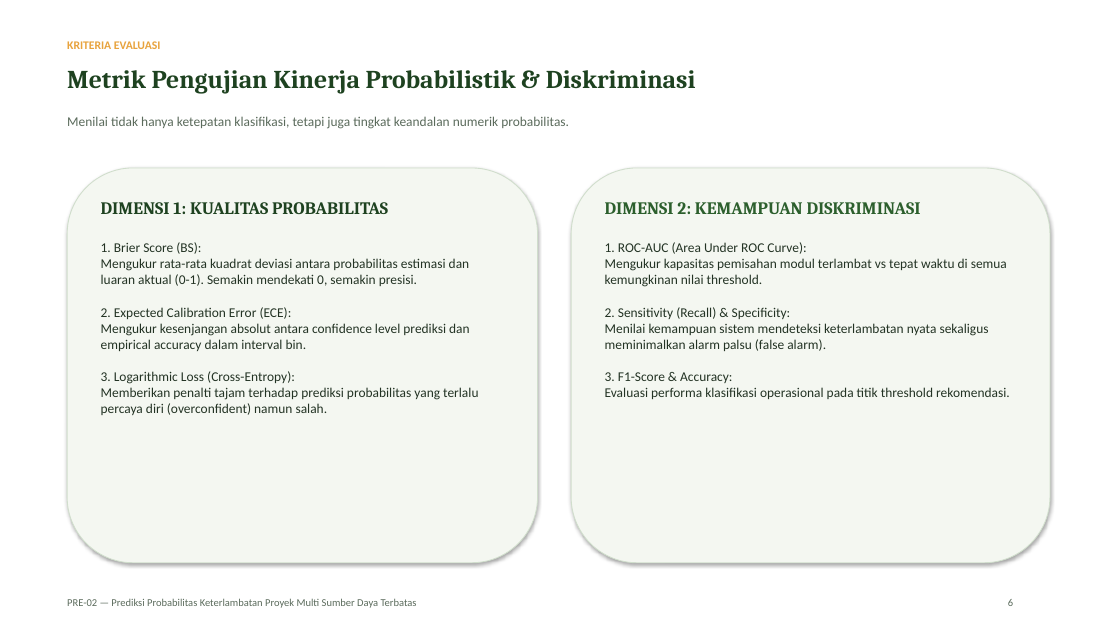
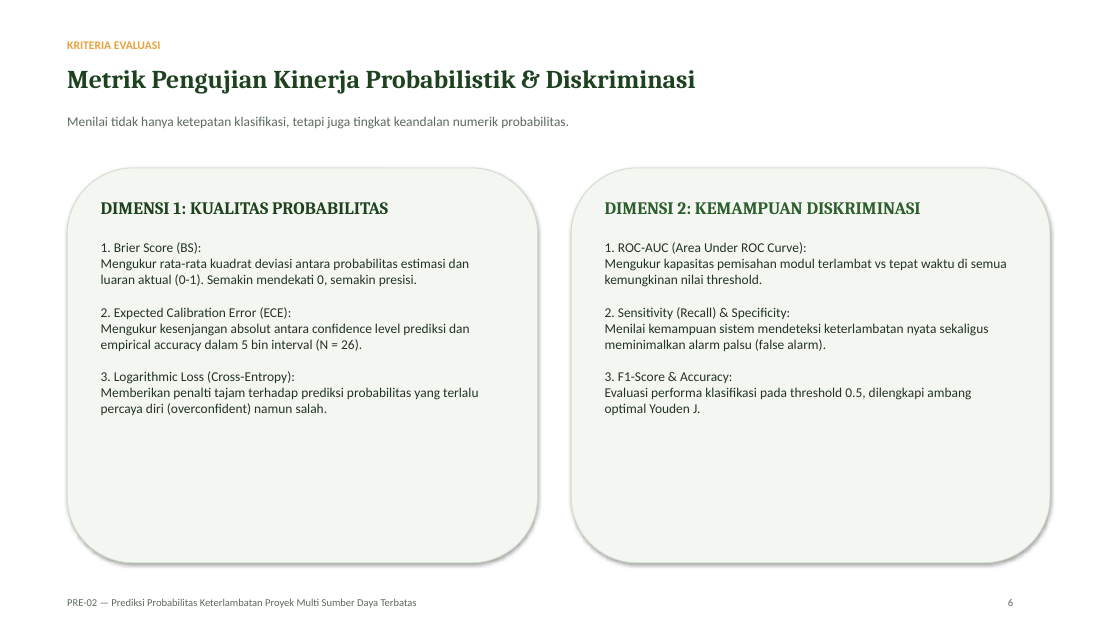
Before and after one commit to mug31/MP-PRE-02, a slide deck: slide 6 of 04_implemen_desain_eksperimen/PRE02_Pertemuan4_Implementasi_Desain_Eksperimen.pptx. Drawn at 1120x630 pixels with LibreOffice and Linux fonts; fonts in the diff are those of the drawing. Boxes give left, top, right and bottom in pixels: in the first picture for what was removed or moved away, otherwise in the second. Text is boxed around its words. In the diff, an @@ line names an element or a change of style, - is before the commit and + after.

```diff
--- a/04_implemen_desain_eksperimen/PRE02_Pertemuan4_Implementasi_Desain_Eksperimen.pptx
+++ b/04_implemen_desain_eksperimen/PRE02_Pertemuan4_Implementasi_Desain_Eksperimen.pptx
@@ text at (101,242,478,415): text changed @@
-1. Brier Score (BS):
-Mengukur rata-rata kuadrat deviasi antara probabilitas estimasi dan luaran aktual (0-1). Semakin mendekati 0, semakin presisi.
-2. Expected Calibration Error (ECE):
-Mengukur kesenjangan absolut antara confidence level prediksi dan empirical accuracy dalam interval bin.
-3. Logarithmic Loss (Cross-Entropy):
-Memberikan penalti tajam terhadap prediksi probabilitas yang terlalu percaya diri (overconfident) namun salah.
+1. Brier Score (BS):
+Mengukur rata-rata kuadrat deviasi antara probabilitas estimasi dan luaran aktual (0-1). Semakin mendekati 0, semakin presisi.
+2. Expected Calibration Error (ECE):
+Mengukur kesenjangan absolut antara confidence level prediksi dan empirical accuracy dalam 5 bin interval (N = 26).
+3. Logarithmic Loss (Cross-Entropy):
+Memberikan penalti tajam terhadap prediksi probabilitas yang terlalu percaya diri (overconfident) namun salah.
@@ text at (605,242,1007,415): text changed @@
-1. ROC-AUC (Area Under ROC Curve):
-Mengukur kapasitas pemisahan modul terlambat vs tepat waktu di semua kemungkinan nilai threshold.
-2. Sensitivity (Recall) & Specificity:
-Menilai kemampuan sistem mendeteksi keterlambatan nyata sekaligus meminimalkan alarm palsu (false alarm).
-3. F1-Score & Accuracy:
-Evaluasi performa klasifikasi operasional pada titik threshold rekomendasi.
+1. ROC-AUC (Area Under ROC Curve):
+Mengukur kapasitas pemisahan modul terlambat vs tepat waktu di semua kemungkinan nilai threshold.
+2. Sensitivity (Recall) & Specificity:
+Menilai kemampuan sistem mendeteksi keterlambatan nyata sekaligus meminimalkan alarm palsu (false alarm).
+3. F1-Score & Accuracy:
+Evaluasi performa klasifikasi pada threshold 0.5, dilengkapi ambang optimal Youden J.
```
Also in this commit, not shown: 4 other slides changed, 2 slides added, 4 other files.
